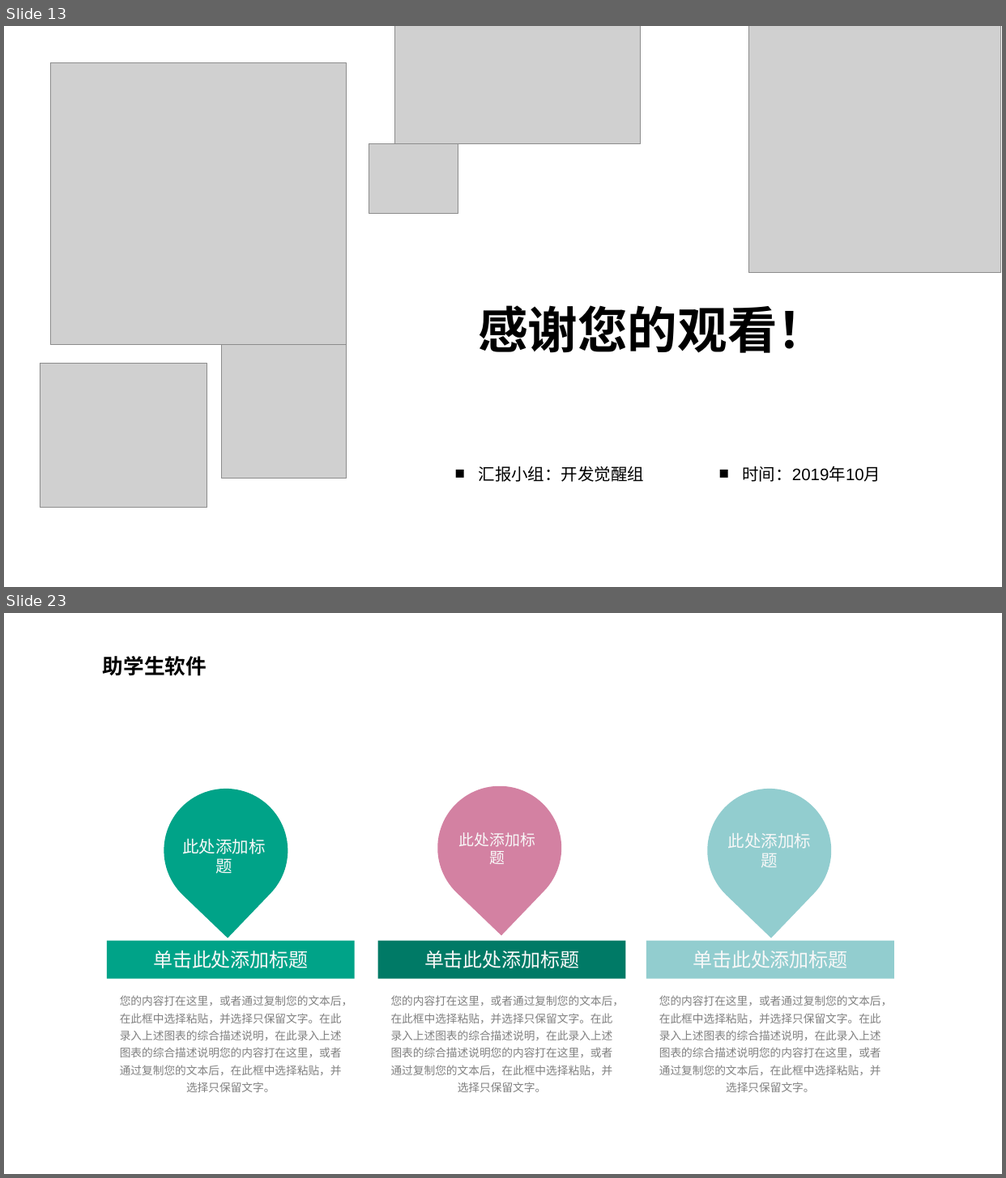
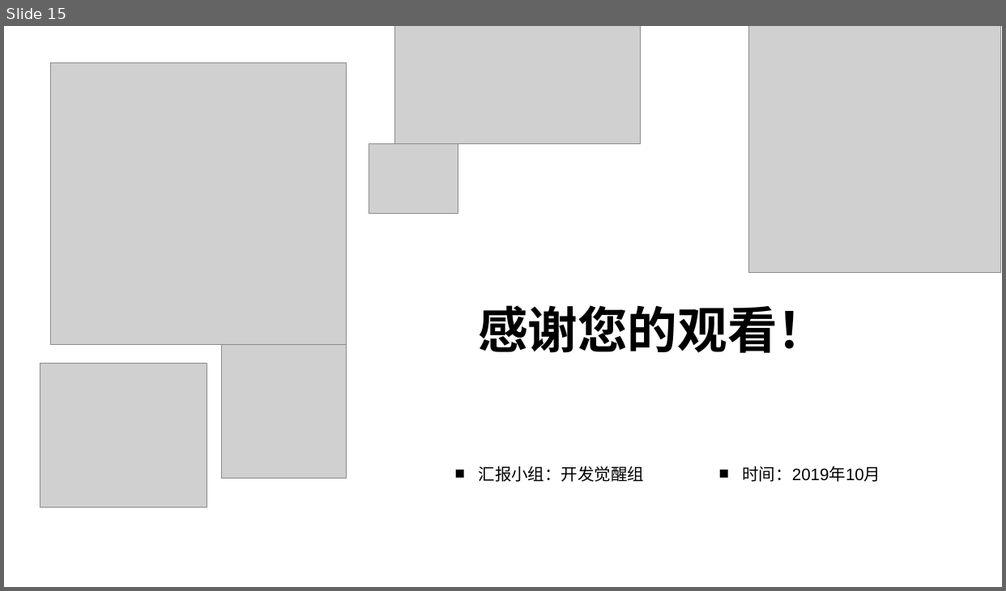
Before and after one commit to SoftwareDevelopmentPractice/DevolopingDocuments, a slide deck: 项目文档/需求分析.pptx. Shown one above the other, each under a label of ours: slides 13 and 23 before the commit, slide 15 after it; the slides between them are not shown. The pictures are 1006x1178 and 1006x591 pixels, drawn with LibreOffice and Linux fonts; fonts in the diff are those of the drawing; grey boxes stand for pictures; background and template pictures are left out. Boxes give left, top, right and bottom in pixels: in the first picture for what was removed or moved away, otherwise in the second. Text is boxed around its words. In the diff, an @@ line names an element or a change of style, - is before the commit and + after.

```diff
--- a/项目文档/需求分析.pptx
+++ b/项目文档/需求分析.pptx
@@ slide 23 removed at <box>4,613,1002,1174</box>, background picture (left out) @@
@@ text removed at <box>103,656,206,676</box> @@
-助学生软件
@@ teardrop removed at <box>138,764,313,939</box> @@
@@ teardrop removed at <box>146,771,306,931</box> @@
@@ teardrop removed at <box>411,760,587,935</box> @@
@@ teardrop removed at <box>420,768,579,927</box> @@
@@ teardrop removed at <box>682,764,857,939</box> @@
@@ teardrop removed at <box>689,771,850,931</box> @@
@@ text removed at <box>182,838,265,874</box> @@
-此处添加标题
@@ text removed at <box>459,833,535,864</box> @@
-此处添加标题
@@ text removed at <box>728,833,811,867</box> @@
-此处添加标题
@@ rectangle removed at <box>107,941,355,979</box> @@
@@ rectangle removed at <box>131,944,330,976</box> @@
-单击此处添加标题
@@ rectangle removed at <box>378,941,626,979</box> @@
@@ rectangle removed at <box>403,944,602,976</box> @@
-单击此处添加标题
@@ rectangle removed at <box>646,941,894,979</box> @@
@@ rectangle removed at <box>671,944,869,976</box> @@
-单击此处添加标题
@@ text removed at <box>120,995,353,1093</box> @@
-您的内容打在这里，或者通过复制您的文本后，在此框中选择粘贴，并选择只保留文字。在此录入上述图表的综合描述说明，在此录入上述图表的综合描述说明您的内容打在这里，或者通过复制您的文本后，在此框中选择粘贴，并选择只保留文字。
@@ text removed at <box>391,995,624,1093</box> @@
-您的内容打在这里，或者通过复制您的文本后，在此框中选择粘贴，并选择只保留文字。在此录入上述图表的综合描述说明，在此录入上述图表的综合描述说明您的内容打在这里，或者通过复制您的文本后，在此框中选择粘贴，并选择只保留文字。
@@ text removed at <box>659,995,893,1093</box> @@
-您的内容打在这里，或者通过复制您的文本后，在此框中选择粘贴，并选择只保留文字。在此录入上述图表的综合描述说明，在此录入上述图表的综合描述说明您的内容打在这里，或者通过复制您的文本后，在此框中选择粘贴，并选择只保留文字。
@@ what was slide 13 is now slide 15 @@
```
Also in this commit, not shown: 2 slides added, 11 other slides removed.
